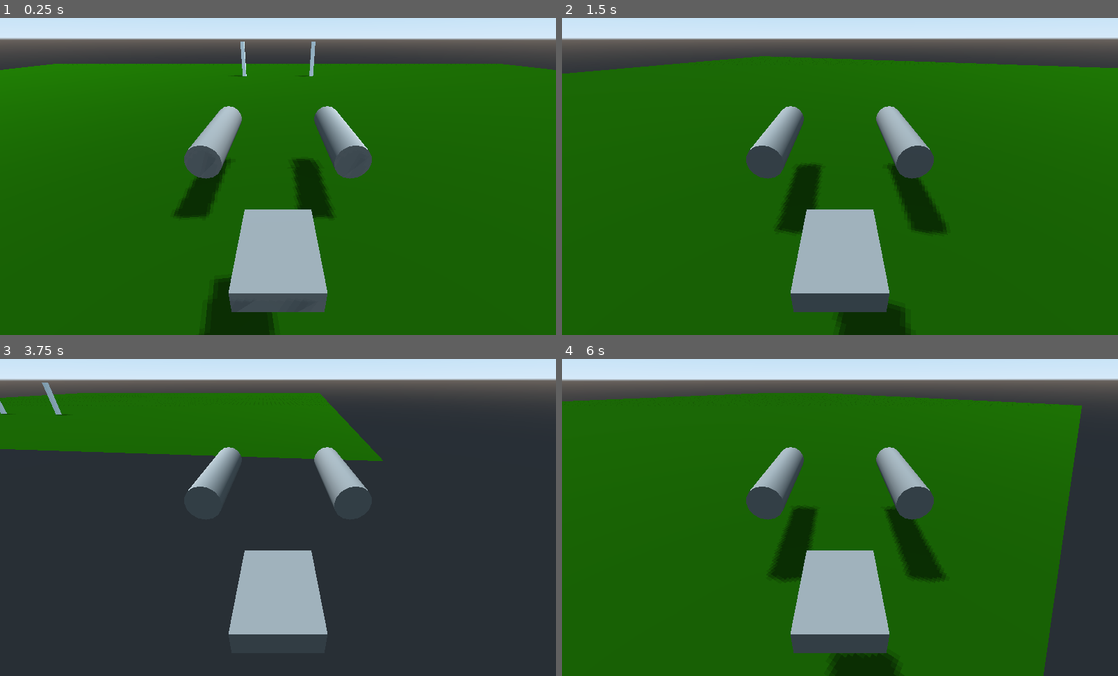
Above: before the commit, frames 1-4 (two rows, left to right).
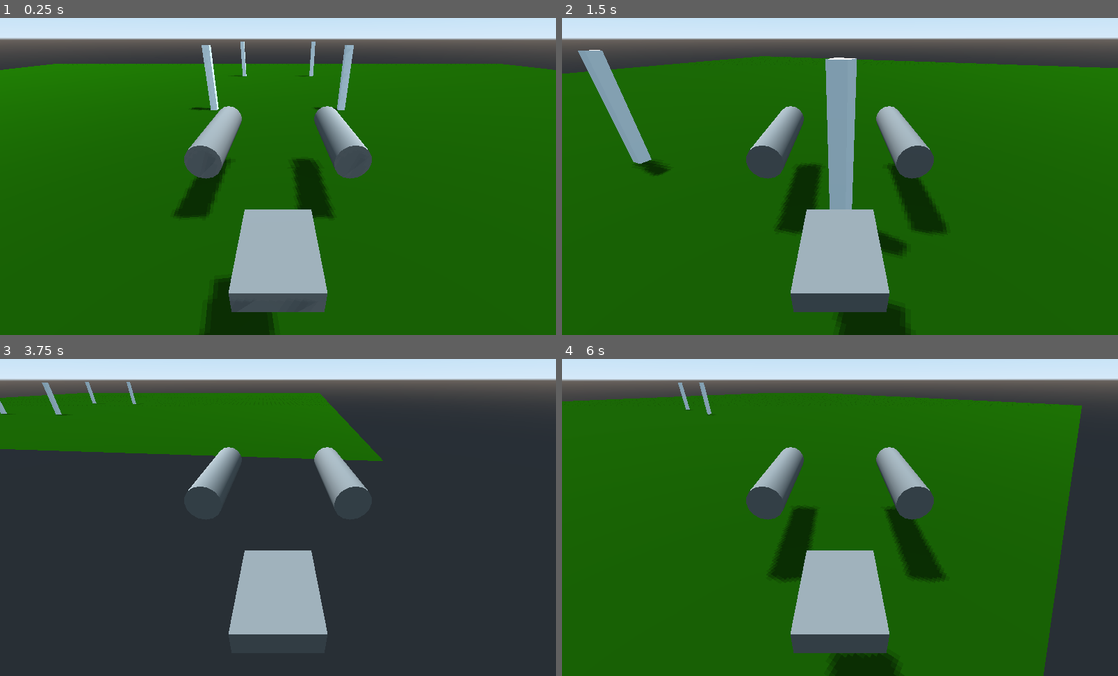
Above: after the commit, the same moments.

Repository: gamkedo-la/aero-junkers
Game: Godot game, scene res://Scenes/Spatial.tscn
Two runs of this game, one before a commit and one after it. Both use one fixed random seed, a clock stepped at 60 frames per second and the inputs below.
Inputs:
- Up to frame 1 (0.25 s): no input
- Up to frame 2 (1.5 s): tap Enter at 0.5 s; hold D (turn_right) 0.53-1.28 s; hold S (reverse) from 1.28 s (still down)
- Up to frame 3 (3.75 s): release S (reverse) at 2.03 s; hold D (turn_right) 2.03-2.78 s; hold W (accelerate) 2.78-3.53 s; hold A (turn_left) from 3.53 s (still down)
- Up to frame 4 (6 s): tap Escape (ui_cancel) at 4.15 s; release A (turn_left) at 5.03 s; hold S (reverse) 5.03-5.78 s; hold D (turn_right) from 5.78 s (still down)

The runs differ from the first frame. In frame 1, 0.7% of the frame differs, in the area x 34-64%, y 8-30%; in frame 2, 4.1%, in the area x 2-62%, y 10-76%; in frame 3, less than 0.1%; in frame 4, 0.1%.

Commit message:
Main scene captures mouse on ready.  Checkpoint node saved as a scene

Diff:
--- /dev/null
+++ b/Scenes/Checkpoint.tscn
@@ -0,0 +1,25 @@
+[gd_scene load_steps=3 format=2]
+
+[sub_resource type="CylinderShape" id=1]
+
+[sub_resource type="CubeMesh" id=2]
+size = Vector3( 0.5, 5, 0.5 )
+
+[node name="Checkpoint" type="Area"]
+transform = Transform( 1, -1.13545e-10, -1.16415e-10, 1.13118e-10, 1, -1.16415e-10, 1.16415e-10, 1.16415e-10, 1, -0.015, 0, -30 )
+collision_layer = 4
+collision_mask = 2
+
+[node name="CollisionShape" type="CollisionShape" parent="."]
+transform = Transform( 5, 0, 0, 0, -2.18557e-08, -5, 0, 0.5, -2.18557e-07, 0, 0, 0 )
+shape = SubResource( 1 )
+
+[node name="CheckpointPost_L" type="MeshInstance" parent="."]
+transform = Transform( 1, 2.98428e-12, 0, 2.2969e-10, 1, -2.32831e-10, 0, 0, 1, -4.99912, 2.00219, 0.0015316 )
+mesh = SubResource( 2 )
+material/0 = null
+
+[node name="CheckpointPost_R" type="MeshInstance" parent="."]
+transform = Transform( 1, 2.98428e-12, 0, 3.46105e-10, 1, -3.49246e-10, 0, 0, 1, 5.00087, 1.99781, -0.00328636 )
+mesh = SubResource( 2 )
+material/0 = null
--- /dev/null
+++ b/Scenes/Spatial.gd
@@ -0,0 +1,8 @@
+extends Spatial
+
+func _ready():
+	Input.set_mouse_mode(Input.MOUSE_MODE_CAPTURED)
+
+func _input(event):
+	if event.is_action_pressed("ui_cancel"):
+		Input.set_mouse_mode(Input.MOUSE_MODE_VISIBLE)
--- a/Scenes/Spatial.tscn
+++ b/Scenes/Spatial.tscn
@@ -1,6 +1,8 @@
 [gd_scene load_steps=7 format=2]
 
 [ext_resource path="res://AeroJunkers/AeroJunker.tscn" type="PackedScene" id=1]
+[ext_resource path="res://Scenes/Checkpoint.tscn" type="PackedScene" id=2]
+[ext_resource path="res://Scenes/Spatial.gd" type="Script" id=3]
 
 [sub_resource type="SpatialMaterial" id=1]
 albedo_color = Color( 0.0509804, 0.207843, 0, 1 )
@@ -12,13 +14,9 @@
 [sub_resource type="ConvexPolygonShape" id=3]
 points = PoolVector3Array( 50, 0, 50, -50, 0, 50, 50, 0, -50, -50, 0, -50 )
 
-[sub_resource type="CylinderShape" id=5]
-
-[sub_resource type="CubeMesh" id=6]
-size = Vector3( 0.5, 5, 0.5 )
-
 [node name="Spatial" type="Spatial"]
 transform = Transform( 1, -0.000438269, -0.000481802, 0.000438065, 1, -0.000439007, 0.000481988, 0.000438803, 1, 0, 0, 0 )
+script = ExtResource( 3 )
 
 [node name="DirectionalLight" type="DirectionalLight" parent="."]
 transform = Transform( -0.924318, 0.120432, 0.362121, 0.348767, -0.118596, 0.929675, 0.154909, 0.985612, 0.0676177, 0, 10, 0 )
@@ -40,23 +38,10 @@
 transform = Transform( 1, -2.62048e-11, -2.91038e-11, 2.58069e-11, 1, -2.91038e-11, 2.91038e-11, 2.91038e-11, 1, 0, 0, 0 )
 shape = SubResource( 3 )
 
-[node name="Checkpoint" type="Area" parent="."]
-transform = Transform( 1, -1.13545e-10, -1.16415e-10, 1.13118e-10, 1, -1.16415e-10, 1.16415e-10, 1.16415e-10, 1, -0.015, 0, -30 )
-collision_layer = 4
-collision_mask = 2
+[node name="Checkpoint" parent="." instance=ExtResource( 2 )]
 
-[node name="CollisionShape" type="CollisionShape" parent="Checkpoint"]
-transform = Transform( 5, 0, 0, 0, -2.18557e-08, -5, 0, 0.5, -2.18557e-07, 0, 0, 0 )
-shape = SubResource( 5 )
-
-[node name="CheckpointPost_L" type="MeshInstance" parent="Checkpoint"]
-transform = Transform( 1, 2.98428e-12, 0, 2.2969e-10, 1, -2.32831e-10, 0, 0, 1, -4.99912, 2.00219, 0.0015316 )
-mesh = SubResource( 6 )
-material/0 = null
-
-[node name="CheckpointPost_R" type="MeshInstance" parent="Checkpoint"]
-transform = Transform( 1, 2.98428e-12, 0, 3.46105e-10, 1, -3.49246e-10, 0, 0, 1, 5.00087, 1.99781, -0.00328636 )
-mesh = SubResource( 6 )
-material/0 = null
+[node name="Checkpoint2" parent="." instance=ExtResource( 2 )]
+transform = Transform( 1, -1.71681e-10, -1.74623e-10, 1.71369e-10, 1, -1.74623e-10, 1.74623e-10, 1.74623e-10, 1, -0.0149999, -1.3737e-07, -11 )
 
 [connection signal="body_entered" from="Checkpoint" to="AeroJunker" method="_on_Checkpoint_body_entered"]
+[connection signal="body_entered" from="Checkpoint2" to="AeroJunker" method="_on_Checkpoint_body_entered"]
